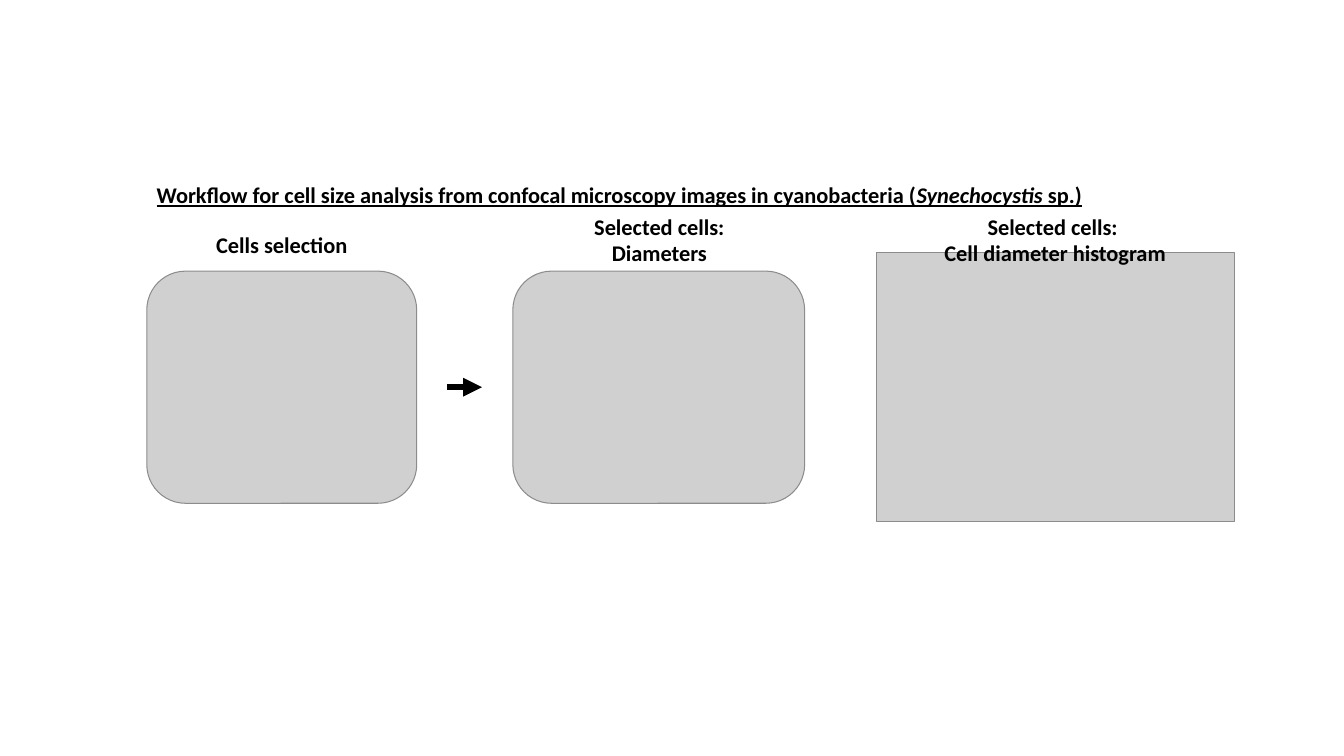
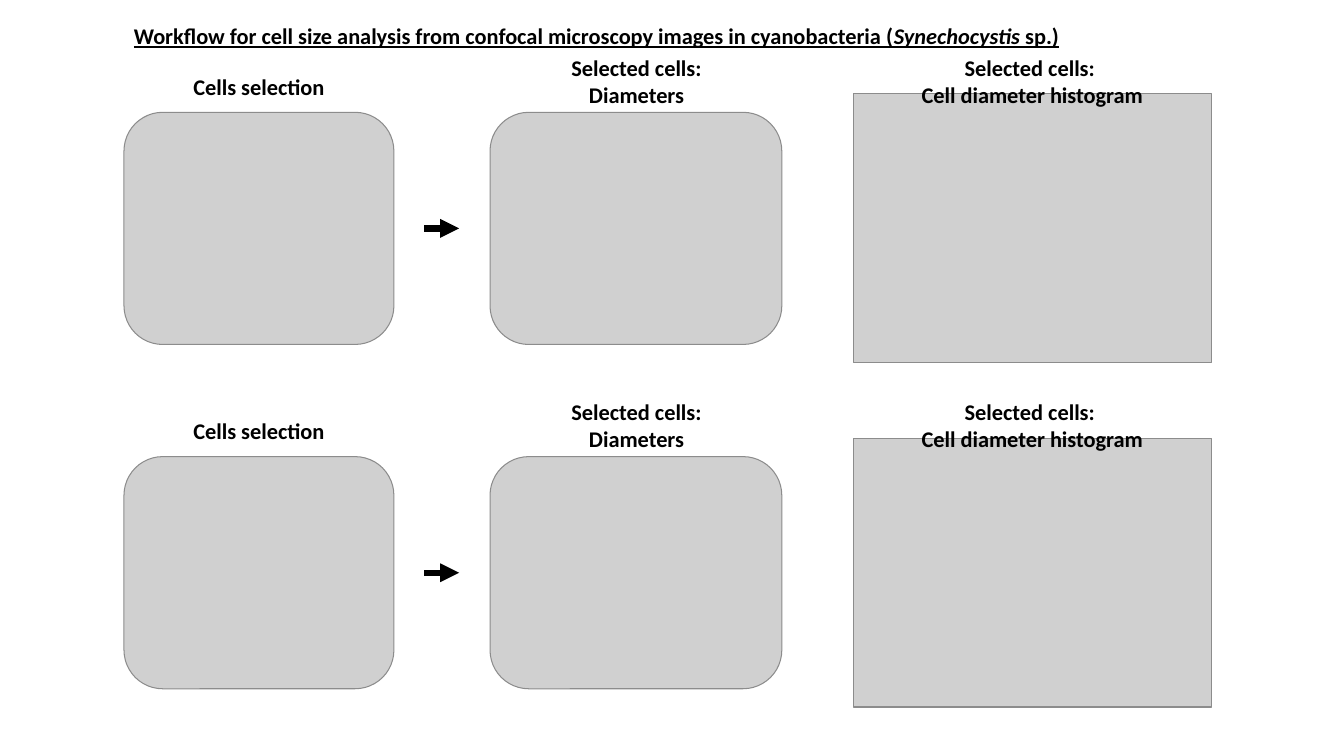
Before and after one commit to Zastupic/cyano-tools, a slide deck: slide 15 of website/static/files/images for website.pptx (slide 14 before the commit). Drawn at 1344x756 pixels with LibreOffice and Linux fonts; fonts in the diff are those of the drawing; grey boxes stand for pictures. Boxes give left, top, right and bottom in pixels: in the first picture for what was removed or moved away, otherwise in the second. Text is boxed around its words. In the diff, an @@ line names an element or a change of style, - is before the commit and + after.

Commit message:
Refactor code structure for improved readability and maintainability (HTML, JS, CSS, updated images, updated example files)

```diff
--- a/website/static/files/images for website.pptx
+++ b/website/static/files/images for website.pptx
@@ text "Selected cells:": place and size @@
-text "Selected cells:" at <box>944,219,1166,265</box>
+text "Selected cells:" at <box>922,60,1143,107</box>
@@ 3 pictures, 3 texts, 1 arrow: place and size @@
-3 pictures, 3 texts, 1 arrow at <box>147,186,1235,522</box>
+3 pictures, 3 texts, 1 arrow at <box>124,27,1212,363</box>
@@ group added at <box>84,393,1212,708</box>: 3 texts, 3 pictures, 1 rectangle, 1 arrow @@
+Selected cells:
+Diameters
+Cells selection
+Selected cells:
+Cell diameter histogram
```
Also in this commit, not shown: 4 other slides changed, 1 slide added, 25 other files.
